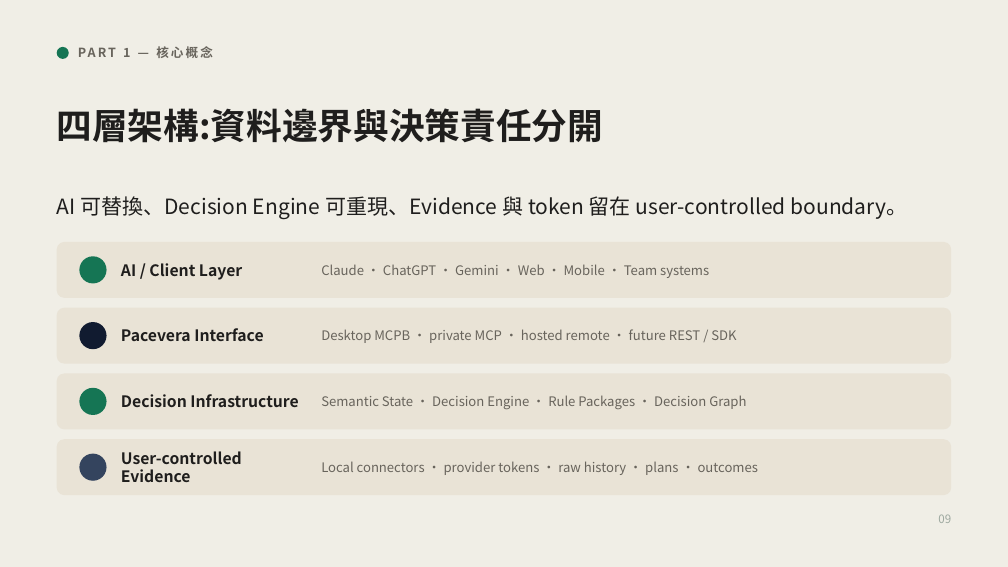
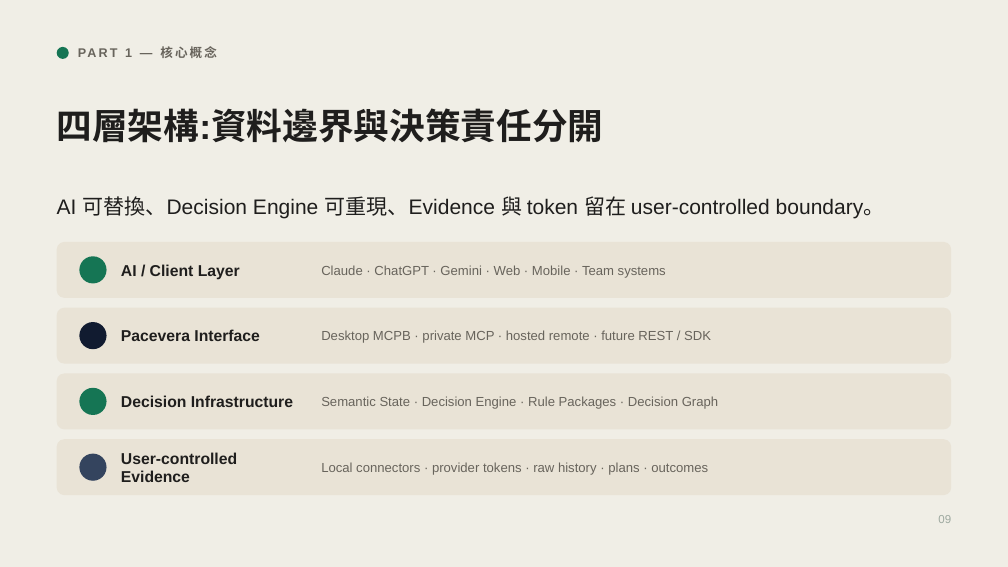
Before and after one commit to henryyeh182/evidra, a slide deck: slide 9 of docs/Fitness-MCP-Product-Vision.pptx. Drawn at 1008x567 pixels with LibreOffice and Linux fonts; fonts in the diff are those of the drawing. Boxes give left, top, right and bottom in pixels: in the first picture for what was removed or moved away, otherwise in the second. Text is boxed around its words. In the diff, an @@ line names an element or a change of style, - is before the commit and + after.

```diff
--- a/docs/Fitness-MCP-Product-Vision.pptx
+++ b/docs/Fitness-MCP-Product-Vision.pptx
@@ font Noto Sans CJK SC to Arial in 11 elements at (x1=125, y1=46, x2=217, y2=58), (x1=57, y1=108, x2=604, y2=143), (x1=57, y1=196, x2=885, y2=219), (x1=121, y1=264, x2=240, y2=280), (x1=321, y1=265, x2=666, y2=278), (x1=121, y1=329, x2=260, y2=341), (x1=321, y1=330, x2=711, y2=343), (x1=121, y1=395, x2=293, y2=407), (x1=321, y1=396, x2=718, y2=409), (x1=121, y1=452, x2=237, y2=482), (x1=321, y1=462, x2=708, y2=475) @@
```
Also in this commit, not shown: 30 other slides changed, 1 slide added, 1 slide removed, 3 other files.
